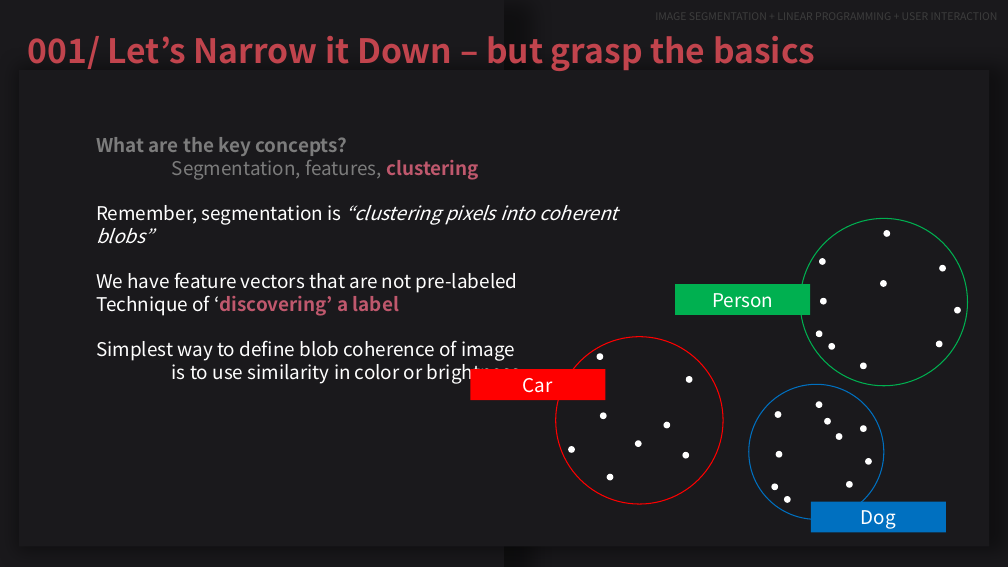
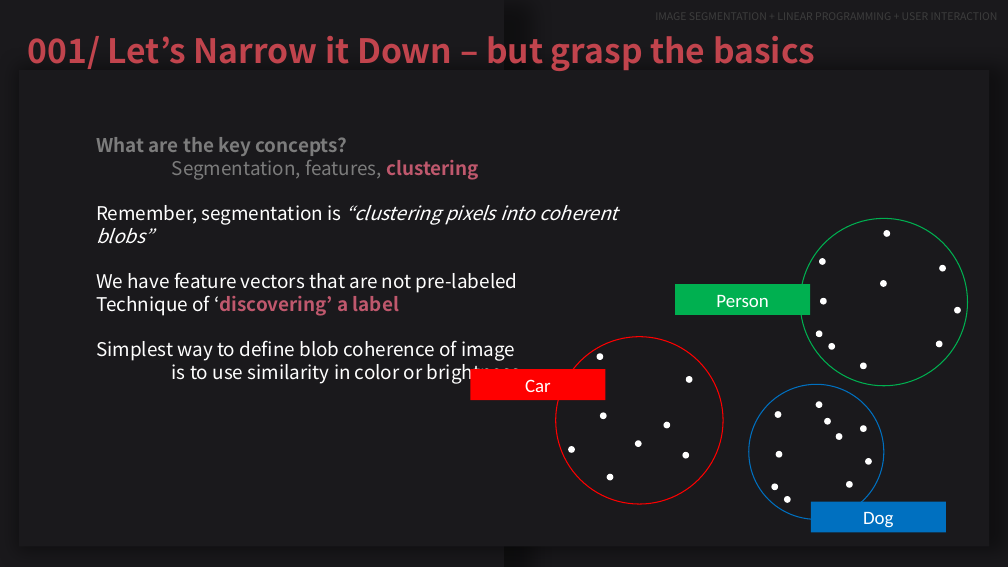
Before and after one commit to JeeheonKim/interactive-color-segmentation-with-linear-programming, a slide deck: slide 8 of comp3807.pptx. Drawn at 1008x567 pixels with LibreOffice and Linux fonts; fonts in the diff are those of the drawing. Boxes give left, top, right and bottom in pixels: in the first picture for what was removed or moved away, otherwise in the second. Text is boxed around its words. In the diff, an @@ line names an element or a change of style, - is before the commit and + after.

```diff
--- a/comp3807.pptx
+++ b/comp3807.pptx
@@ font Noto Sans CJK KR to Calibri in 3 elements at [470, 369, 606, 400], [675, 284, 811, 315], [811, 501, 947, 532] @@
```
Also in this commit, not shown: 7 other slides changed, 4 slides added, 3 other files.
